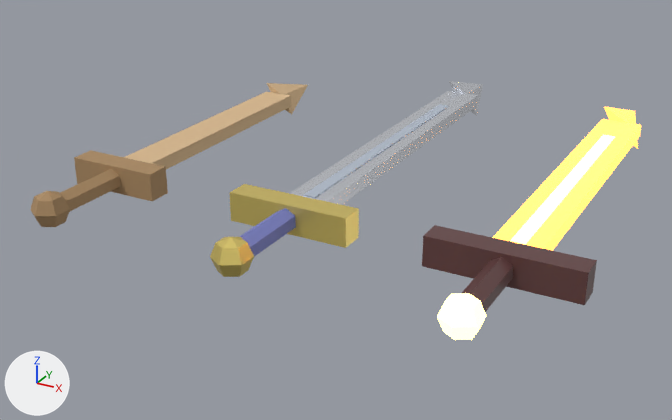
An edit to the Blender file assets/blender/weapons.blend, drawn before and after from the same camera.
Camera for both pictures: a camera (50 mm lens) standing at (1.507, -1.531, 0.85) and looking at (0.425, 0.436, -0.133). Every picture has the same lights, and +X, +Y and +Z are marked at lower left. The first picture is the older version.

Names of what the first picture shows: 'FireBlade', 'KnightSword', 'WoodenSword'.
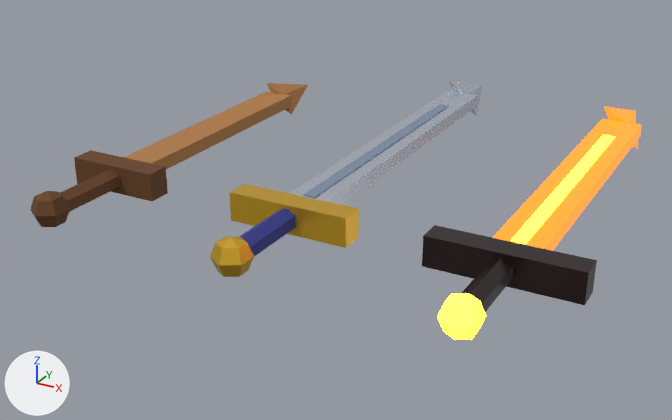
Where the change shows, as pixel boxes (x1, y1, x2, y2) in the pictures (672 x 420 px):
```json
{"object": "FireBlade", "change": "recoloured", "before": [422, 107, 641, 340], "after": [422, 107, 641, 340], "on screen": "darker"}
{"object": "KnightSword", "change": "recoloured", "before": [210, 81, 483, 277], "after": [210, 81, 483, 277]}
{"object": "WoodenSword", "change": "recoloured", "before": [30, 83, 308, 227], "after": [30, 83, 308, 227], "on screen": "beige to brown"}
```

Edits to the scene script, one JSON object a line:
```json
{"op": "set", "path": "mat_boisclair.base_color", "old": "(0.69, 0.48, 0.27)", "new": "(0.434, 0.196, 0.0593)", "note": "beige #d8b88e -> brown #b07a45"}
{"op": "set", "path": "mat_boisfonce.base_color", "old": "(0.4, 0.25, 0.12)", "new": "(0.133, 0.0509, 0.0134)", "note": "brown #aa8961 -> brown #66401f"}
{"op": "set", "path": "mat_acier.base_color", "old": "(0.85, 0.88, 0.94)", "new": "(0.692, 0.748, 0.869)", "note": "white #edf1f8 -> pale blue #d9e0f0"}
{"op": "set", "path": "mat_gorge.base_color", "old": "(0.6, 0.66, 0.75)", "new": "(0.319, 0.393, 0.523)", "note": "pale blue #cbd4e1 -> greyish blue #99a8bf"}
{"op": "set", "path": "mat_orgarde.base_color", "old": "(0.9, 0.72, 0.2)", "new": "(0.787, 0.477, 0.0331)", "note": "yellow #f3dd7c -> yellow #e5b833"}
{"op": "set", "path": "mat_cuirbleu.base_color", "old": "(0.2, 0.22, 0.55)", "new": "(0.0331, 0.0397, 0.263)", "note": "blue #7c81c4 -> blue #33388c"}
{"op": "set", "path": "mat_lamefeu.base_color", "old": "(1.0, 0.42, 0.1)", "new": "(1.0, 0.147, 0.01)", "note": "orange #ffad59 -> orange #ff6b19"}
{"op": "set", "path": "mat_lamefeu.emission_color", "old": "(1.0, 0.35, 0.05)", "new": "(1.0, 0.1, 0.00394)", "note": "orange #ffa03f -> orange #ff590d"}
{"op": "set", "path": "mat_coeurfeu.base_color", "old": "(1.0, 0.85, 0.3)", "new": "(1.0, 0.692, 0.0732)", "note": "yellow #ffed95 -> yellow #ffd94c"}
{"op": "set", "path": "mat_coeurfeu.emission_color", "old": "(1.0, 0.8, 0.2)", "new": "(1.0, 0.604, 0.0331)", "note": "yellow #ffe77c -> yellow #ffcc33"}
{"op": "set", "path": "mat_obsidienne.base_color", "old": "(0.12, 0.05, 0.05)", "new": "(0.0134, 0.00394, 0.00394)", "note": "brown #613f3f -> black #1f0d0d"}
```
